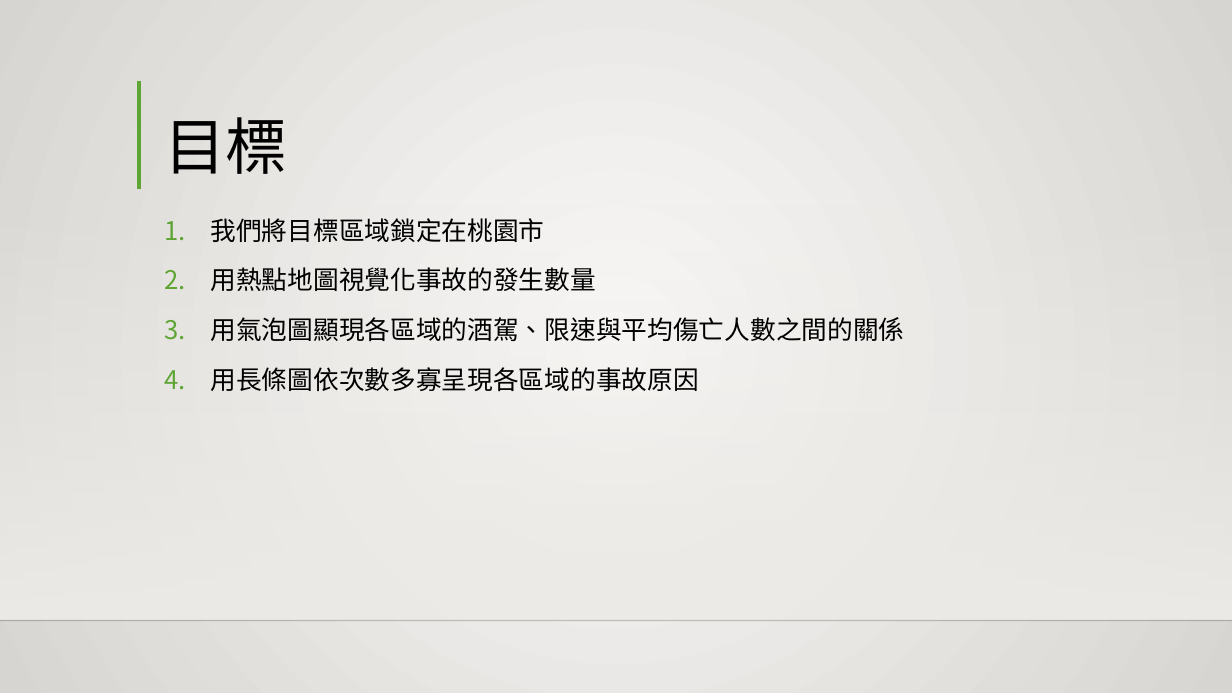
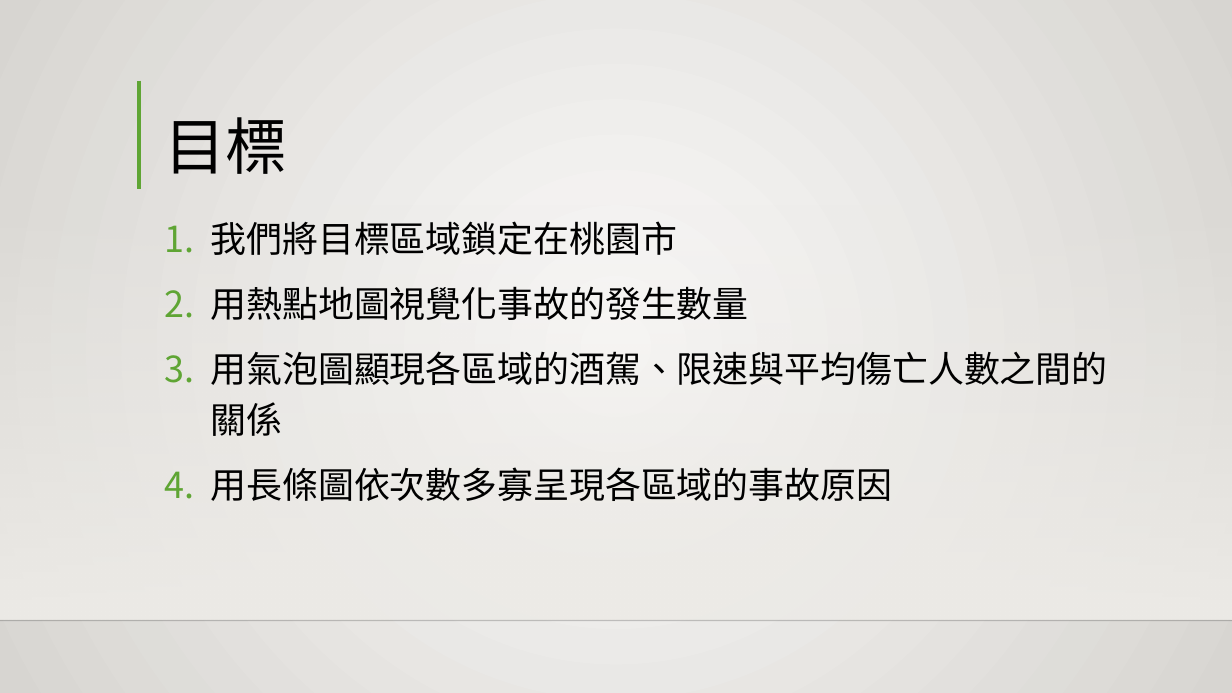
Before and after one commit to Larry850806/hackathon, a slide deck: slide 3 of 桃園市交通事故地圖.pptx. Drawn at 1232x693 pixels with LibreOffice and Linux fonts; fonts in the diff are those of the drawing; background and template pictures are left out. Boxes give left, top, right and bottom in pixels: in the first picture for what was removed or moved away, otherwise in the second. Text is boxed around its words. In the diff, an @@ line names an element or a change of style, - is before the commit and + after.

```diff
--- a/桃園市交通事故地圖.pptx
+++ b/桃園市交通事故地圖.pptx
@@ text "我們將目標區域鎖定在桃園市" at [211, 221, 1108, 501]: size 20 to 28 pt @@
```
Also in this commit, not shown: 4 other slides changed.
